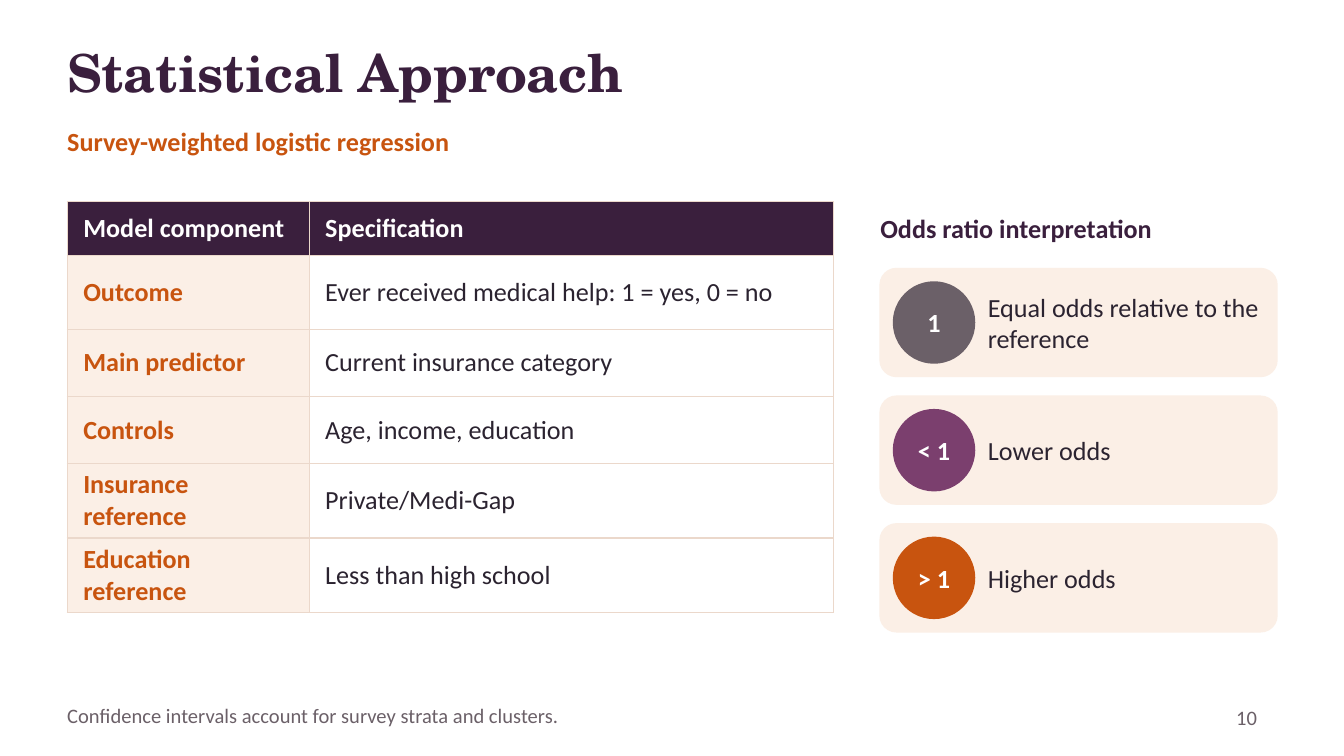
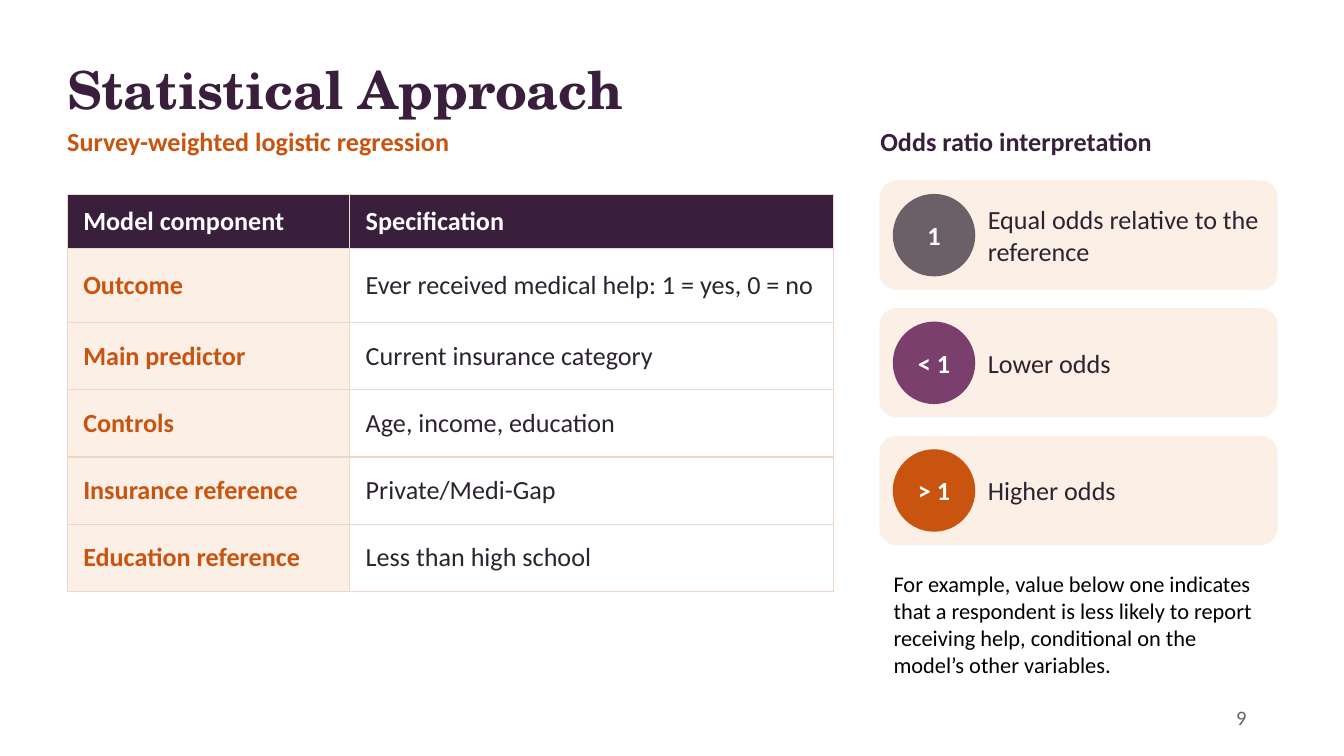
Before and after one commit to gracienl/reproductive-health-analysis, a slide deck: slide 9 of presentation/insurance fertility.pptx (slide 10 before the commit). Drawn at 1344x756 pixels with LibreOffice and Linux fonts; fonts in the diff are those of the drawing. Boxes give left, top, right and bottom in pixels: in the first picture for what was removed or moved away, otherwise in the second. Text is boxed around its words. In the diff, an @@ line names an element or a change of style, - is before the commit and + after.

```diff
--- a/presentation/insurance fertility.pptx
+++ b/presentation/insurance fertility.pptx
@@ title "Statistical Approach": place and size @@
-title "Statistical Approach" at box(67, 53, 623, 103)
+title "Statistical Approach" at box(67, 70, 623, 120)
@@ table: place and size @@
-table at box(67, 202, 833, 604)
+table at box(67, 195, 833, 591)
@@ 4 texts, 2 ellipses, 2 rounded rectangles: place and size @@
-4 texts, 2 ellipses, 2 rounded rectangles at box(880, 282, 1277, 632)
+4 texts, 2 ellipses, 2 rounded rectangles at box(880, 195, 1277, 544)
@@ 3 texts, 1 rounded rectangle, 1 ellipse: place and size @@
-3 texts, 1 rounded rectangle, 1 ellipse at box(880, 219, 1277, 618)
+3 texts, 1 rounded rectangle, 1 ellipse at box(880, 132, 1277, 531)
@@ text added at box(894, 576, 1251, 673), 12 pt, text #000000 @@
+For example, value below one indicates that a respondent is less likely to report receiving help, conditional on the model’s other variables.
@@ text removed at box(67, 709, 558, 727) @@
-Confidence intervals account for survey strata and clusters.
@@ page number at box(1236, 711, 1246, 725): text changed @@
-10
+9
```
Also in this commit, not shown: 9 other slides changed, 1 slide removed, 3 other files.
